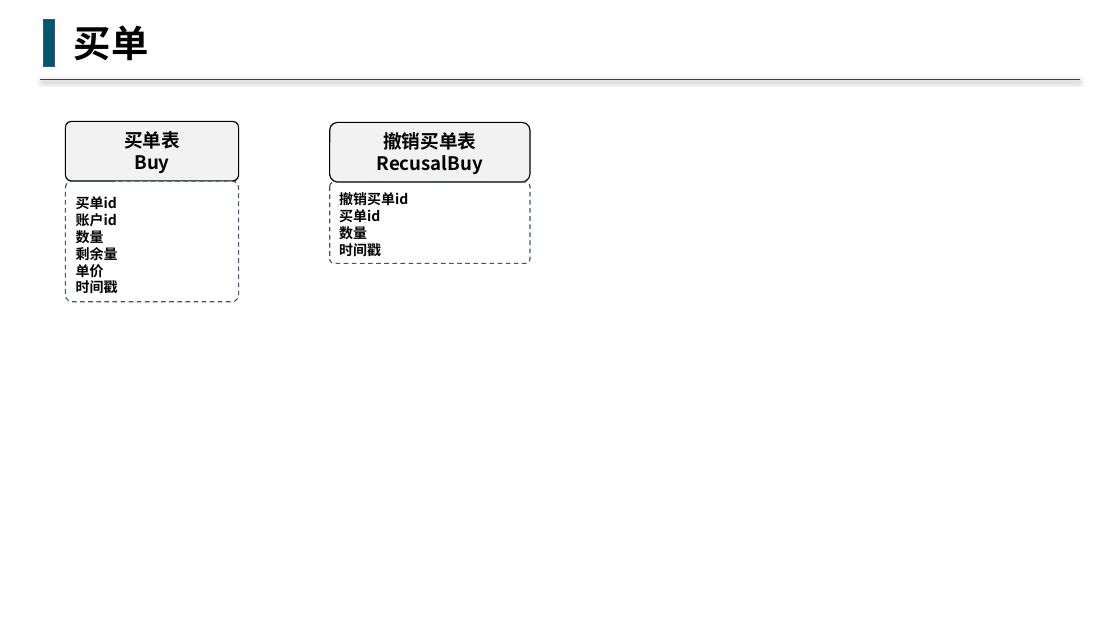
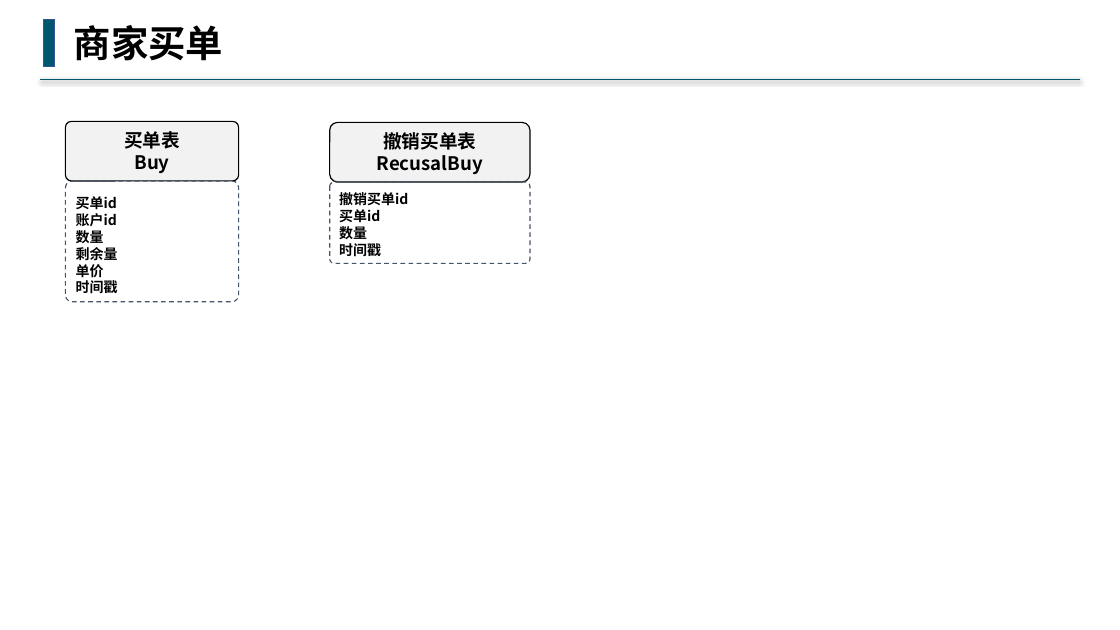
Before and after one commit to buddhachain/buddhaContract, a slide deck: slide 4 of doc/09.场外交易.pptx (slide 3 before the commit). Drawn at 1120x630 pixels with LibreOffice and Linux fonts; fonts in the diff are those of the drawing. Boxes give left, top, right and bottom in pixels: in the first picture for what was removed or moved away, otherwise in the second. Text is boxed around its words. In the diff, an @@ line names an element or a change of style, - is before the commit and + after.

```diff
--- a/doc/09.场外交易.pptx
+++ b/doc/09.场外交易.pptx
@@ text at (x1=74, y1=25, x2=223, y2=61): text changed @@
-买单
+商家买单
```
Also in this commit, not shown: 8 other slides changed.
